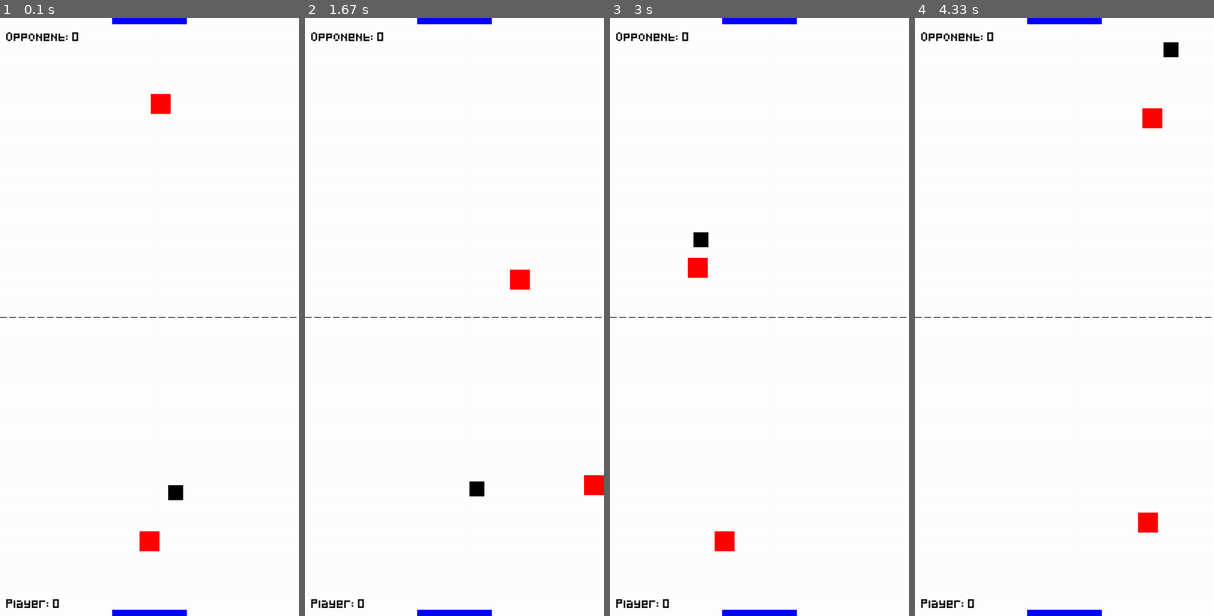
Above: before the commit, frames 1-4 (left to right).
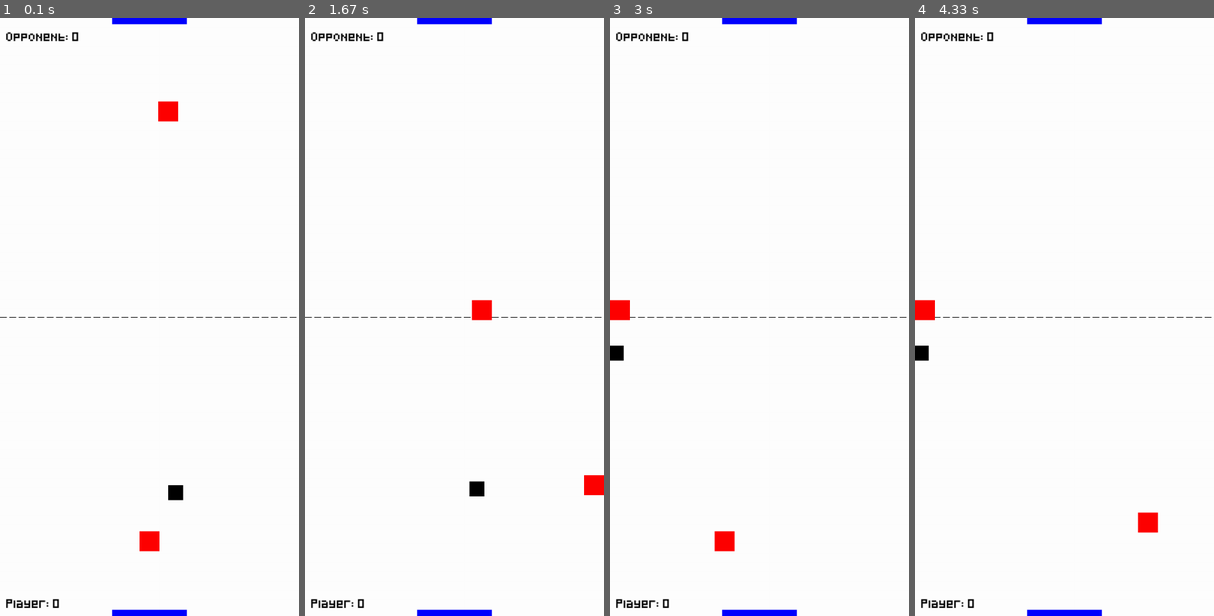
Above: after the commit, the same moments.

Repository: nintanuki/pygame-air-hockey
Game: pygame game, started from main.py
Two runs of this game, one before a commit and one after it. Both use one fixed random seed, a clock stepped at 60 frames per second and the inputs below.
Inputs:
- Up to frame 1 (0.1 s): no input
- Up to frame 2 (1.67 s): hold Right 0.33-0.8 s; hold Up 0.83-1.13 s; hold Right 1.17-1.63 s
- Up to frame 3 (3 s): hold Left 1.67-2.2 s; hold Down 2.23-2.53 s; hold Left 2.57-2.97 s
- Up to frame 4 (4.33 s): hold Up 3-3.37 s; hold Right 3.4-4.03 s; hold Down from 4.07 s (still down)

The runs differ from the first frame. In frame 1, 0.3% of the frame differs, in the area x 50-60%, y 12-18%; in frame 2, 0.5%; in frame 3, 0.7%, in the area x 0-34%, y 35-58%; in frame 4, 0.7%.

Commit message:
Update TODO

Diff:
--- a/settings.py
+++ b/settings.py
@@ -6,7 +6,7 @@
 SCREEN_HEIGHT = 120 * BLOCK_SIZE
 
 PLAYER_SPEED = 5
-OPPONENT_SPEED = 3
+OPPONENT_SPEED = 5
 PUCK_SPEED = 7
 
 # Player dimensions
Not shown, changed: TODO.md
